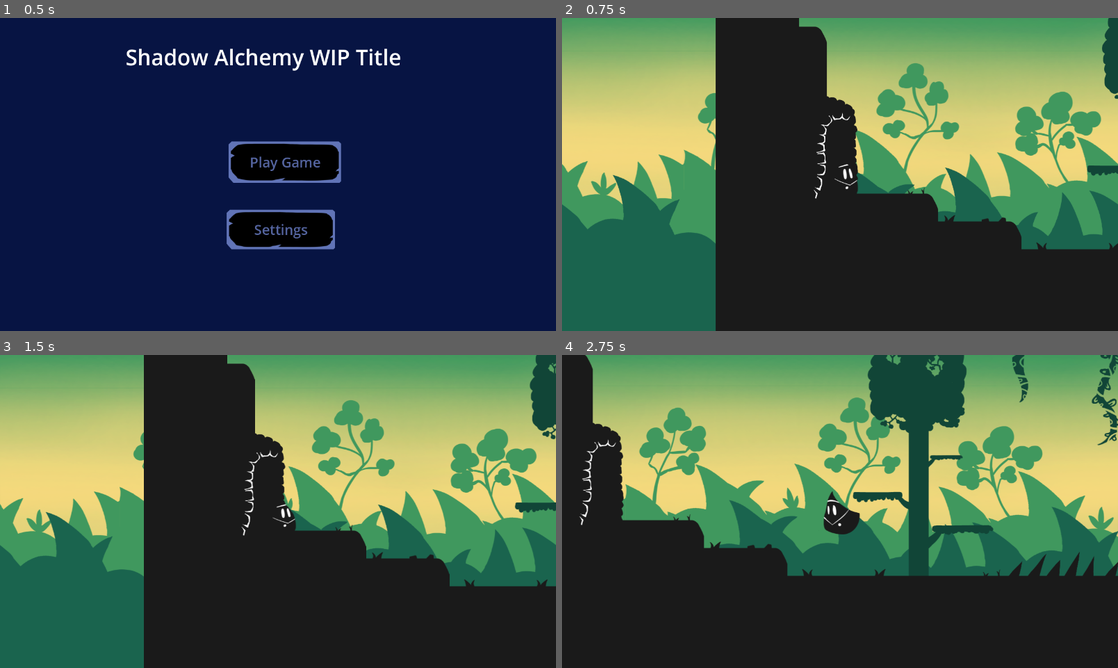
Above: before the commit, frames 1-4 (two rows, left to right).
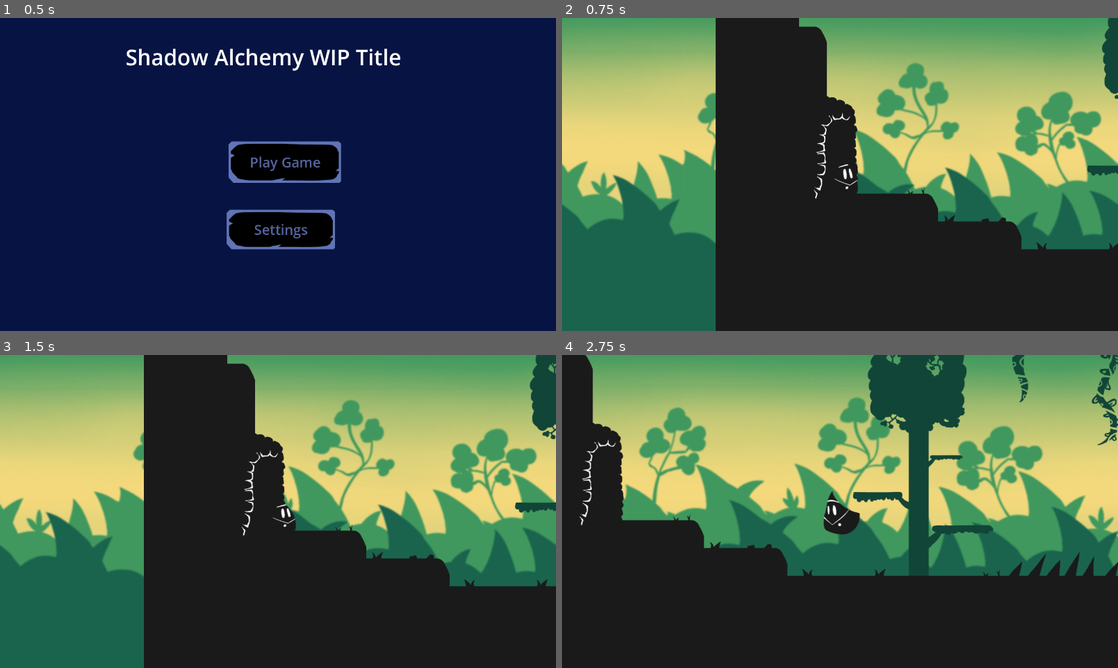
Above: after the commit, the same moments.

Repository: NicholasFlood2000/PirateSoftwareShadowAlchemy
Game: Godot game, scene res://Scenes/MainMenu.tscn
Same seed, same stepped clock (60 frames per second), same inputs: the game is played once before the commit and once after it.
Inputs:
- Up to frame 1 (0.5 s): no input
- Up to frame 2 (0.75 s): click "Play Game" at 0.5 s
- Up to frame 3 (1.5 s): tap Enter at 1.25 s; hold D (MoveRight) from 1.28 s (still down); tap J (Interact) at 1.35 s
- Up to frame 4 (2.75 s): keep holding D (MoveRight); tap Space (Jump) at 1.52, 2.27 s; tap J (Interact) at 2.1 s

Frame 1 is identical in both runs. In frame 2, 1.6% of the frame differs, in the area x 0-100%, y 17-60%; in frame 3, 1.6%; in frame 4, 1.9%, in the area x 11-100%, y 13-58%.

Commit message:
Animations implementation (#11)
* Added the new graphics

* Added death animation

* I hope I don't encounter more merge conflicts

Diff:
--- /dev/null
+++ b/Scenes/Objects/Seaweed/sea_weed.tscn
@@ -0,0 +1,52 @@
+[gd_scene load_steps=5 format=3 uid="uid://cw0diiawdgh5a"]
+
+[ext_resource type="Texture2D" uid="uid://buouq7nxsxogu" path="res://Assets/Graphics/KelpSheet.png" id="1_0sg7v"]
+
+[sub_resource type="Animation" id="Animation_do3e5"]
+resource_name = "loop"
+length = 0.85
+loop_mode = 1
+step = 0.05
+tracks/0/type = "value"
+tracks/0/imported = false
+tracks/0/enabled = true
+tracks/0/path = NodePath(".:frame")
+tracks/0/interp = 1
+tracks/0/loop_wrap = true
+tracks/0/keys = {
+"times": PackedFloat32Array(0, 0.15, 0.3, 0.45, 0.6, 0.75),
+"transitions": PackedFloat32Array(1, 1, 1, 1, 1, 1),
+"update": 1,
+"values": [0, 1, 2, 3, 4, 2]
+}
+
+[sub_resource type="Animation" id="Animation_s73xj"]
+length = 0.001
+tracks/0/type = "value"
+tracks/0/imported = false
+tracks/0/enabled = true
+tracks/0/path = NodePath(".:frame")
+tracks/0/interp = 1
+tracks/0/loop_wrap = true
+tracks/0/keys = {
+"times": PackedFloat32Array(0),
+"transitions": PackedFloat32Array(1),
+"update": 1,
+"values": [0]
+}
+
+[sub_resource type="AnimationLibrary" id="AnimationLibrary_3tmsx"]
+_data = {
+"RESET": SubResource("Animation_s73xj"),
+"loop": SubResource("Animation_do3e5")
+}
+
+[node name="SeaWeed" type="Sprite2D"]
+texture = ExtResource("1_0sg7v")
+hframes = 5
+
+[node name="AnimationPlayer" type="AnimationPlayer" parent="."]
+libraries = {
+"": SubResource("AnimationLibrary_3tmsx")
+}
+autoplay = "loop"
--- a/Scenes/player.tscn
+++ b/Scenes/player.tscn
@@ -1,8 +1,10 @@
-[gd_scene load_steps=59 format=3 uid="uid://5eyjl134dorw"]
+[gd_scene load_steps=67 format=3 uid="uid://5eyjl134dorw"]
 
 [ext_resource type="Script" path="res://Scripts/Player.gd" id="1_wk67q"]
 [ext_resource type="Texture2D" uid="uid://bsd72vhvg47n2" path="res://Assets/Graphics/playerchar.png" id="2_2ht03"]
+[ext_resource type="Texture2D" uid="uid://w2ildufaocrh" path="res://Assets/Graphics/DeathParticleSheet.png" id="2_eo01h"]
 [ext_resource type="Texture2D" uid="uid://dnlljebu8bf6k" path="res://Assets/Graphics/Waterform_body.png" id="3_xq8qj"]
+[ext_resource type="Texture2D" uid="uid://46bbgf1k70km" path="res://Assets/Graphics/TransformationSheet.png" id="3_yr6ch"]
 [ext_resource type="Texture2D" uid="uid://dsnn07imbuk0d" path="res://Assets/Graphics/FinsSheet.png" id="4_8w0o1"]
 [ext_resource type="Texture2D" uid="uid://cj6d5pd13nrxk" path="res://Assets/Graphics/Waterform_fins.png" id="4_a02mj"]
 [ext_resource type="Texture2D" uid="uid://b62qvq4eqtqw0" path="res://Assets/Graphics/Earthform_body.png" id="6_fm8xj"]
@@ -10,6 +12,127 @@
 
 [sub_resource type="RectangleShape2D" id="RectangleShape2D_chcsq"]
 size = Vector2(44, 76)
+
+[sub_resource type="Animation" id="Animation_ond6v"]
+length = 0.001
+tracks/0/type = "value"
+tracks/0/imported = false
+tracks/0/enabled = true
+tracks/0/path = NodePath(".:frame")
+tracks/0/interp = 1
+tracks/0/loop_wrap = true
+tracks/0/keys = {
+"times": PackedFloat32Array(0),
+"transitions": PackedFloat32Array(1),
+"update": 1,
+"values": [0]
+}
+tracks/1/type = "value"
+tracks/1/imported = false
+tracks/1/enabled = true
+tracks/1/path = NodePath(".:visible")
+tracks/1/interp = 1
+tracks/1/loop_wrap = true
+tracks/1/keys = {
+"times": PackedFloat32Array(0),
+"transitions": PackedFloat32Array(1),
+"update": 1,
+"values": [false]
+}
+
+[sub_resource type="Animation" id="Animation_rmsgy"]
+resource_name = "start"
+tracks/0/type = "value"
+tracks/0/imported = false
+tracks/0/enabled = true
+tracks/0/path = NodePath(".:frame")
+tracks/0/interp = 1
+tracks/0/loop_wrap = true
+tracks/0/keys = {
+"times": PackedFloat32Array(0, 0.1, 0.2, 0.3, 0.4),
+"transitions": PackedFloat32Array(1, 1, 1, 1, 1),
+"update": 1,
+"values": [0, 1, 2, 3, 4]
+}
+tracks/1/type = "value"
+tracks/1/imported = false
+tracks/1/enabled = true
+tracks/1/path = NodePath(".:visible")
+tracks/1/interp = 1
+tracks/1/loop_wrap = true
+tracks/1/keys = {
+"times": PackedFloat32Array(0, 0.5),
+"transitions": PackedFloat32Array(1, 1),
+"update": 1,
+"values": [true, false]
+}
+
+[sub_resource type="AnimationLibrary" id="AnimationLibrary_1q1e6"]
+_data = {
+"RESET": SubResource("Animation_ond6v"),
+"start": SubResource("Animation_rmsgy")
+}
+
+[sub_resource type="Animation" id="Animation_pfb0t"]
+resource_name = "start"
+length = 0.5
+tracks/0/type = "value"
+tracks/0/imported = false
+tracks/0/enabled = true
+tracks/0/path = NodePath(".:frame")
+tracks/0/interp = 1
+tracks/0/loop_wrap = true
+tracks/0/keys = {
+"times": PackedFloat32Array(0, 0.1, 0.2, 0.3),
+"transitions": PackedFloat32Array(1, 1, 1, 1),
+"update": 1,
+"values": [0, 1, 2, 3]
+}
+tracks/1/type = "value"
+tracks/1/imported = false
+tracks/1/enabled = true
+tracks/1/path = NodePath(".:visible")
+tracks/1/interp = 1
+tracks/1/loop_wrap = true
+tracks/1/keys = {
+"times": PackedFloat32Array(0, 0.4),
+"transitions": PackedFloat32Array(1, 1),
+"update": 1,
+"values": [true, false]
+}
+
+[sub_resource type="Animation" id="Animation_s2j8x"]
+length = 0.001
+tracks/0/type = "value"
+tracks/0/imported = false
+tracks/0/enabled = true
+tracks/0/path = NodePath(".:frame")
+tracks/0/interp = 1
+tracks/0/loop_wrap = true
+tracks/0/keys = {
+"times": PackedFloat32Array(0),
+"transitions": PackedFloat32Array(1),
+"update": 1,
+"values": [0]
+}
+tracks/1/type = "value"
+tracks/1/imported = false
+tracks/1/enabled = true
+tracks/1/path = NodePath(".:visible")
+tracks/1/interp = 1
+tracks/1/loop_wrap = true
+tracks/1/keys = {
+"times": PackedFloat32Array(0),
+"transitions": PackedFloat32Array(1),
+"update": 1,
+"values": [false]
+}
+
+[sub_resource type="AnimationLibrary" id="AnimationLibrary_afwa1"]
+_data = {
+"RESET": SubResource("Animation_s2j8x"),
+"start": SubResource("Animation_pfb0t")
+}
 
 [sub_resource type="Animation" id="Animation_0pui7"]
 length = 0.001
@@ -1181,6 +1304,28 @@
 position = Vector2(0, 6)
 shape = SubResource("RectangleShape2D_chcsq")
 
+[node name="DeathParticle" type="Sprite2D" parent="."]
+visible = false
+texture = ExtResource("2_eo01h")
+hframes = 5
+
+[node name="AnimationPlayer" type="AnimationPlayer" parent="DeathParticle"]
+libraries = {
+"": SubResource("AnimationLibrary_1q1e6")
+}
+
+[node name="TransformParticle" type="Sprite2D" parent="."]
+visible = false
+z_index = 5
+position = Vector2(-15, 10)
+texture = ExtResource("3_yr6ch")
+hframes = 4
+
+[node name="AnimationPlayer" type="AnimationPlayer" parent="TransformParticle"]
+libraries = {
+"": SubResource("AnimationLibrary_afwa1")
+}
+
 [node name="sprite" type="Node2D" parent="."]
 
 [node name="player_sprite" type="Sprite2D" parent="sprite"]
@@ -1220,9 +1365,6 @@
 }
 
 [node name="AnimationTree" type="AnimationTree" parent="."]
-libraries = {
-"": SubResource("AnimationLibrary_3y805")
-}
 tree_root = SubResource("AnimationNodeStateMachine_o2k5k")
 anim_player = NodePath("../AnimationPlayer")
 
--- a/Scripts/BlurSlider.gd
+++ b/Scripts/BlurSlider.gd
@@ -4,7 +4,7 @@
 # Called when the node enters the scene tree for the first time.
 func _ready():
 	GlobalSettings.BlurChanged.connect(UpdateBlur)
-	pass # Replace with function body.
+	self.material.set("shader_parameter/lod_value", 1)
 
 
 # Called every frame. 'delta' is the elapsed time since the previous frame.
--- a/Scripts/Player.gd
+++ b/Scripts/Player.gd
@@ -45,6 +45,7 @@
 var coyote_timer :float = 0.0
 var jump_buffer_timer :float = 0.0
 
+var is_dead: bool = false
 var in_net: bool = false
 var exited_net: bool = false
 var current_acceleration = acceleration
@@ -52,8 +53,11 @@
 func _ready():
 	get_tree().current_scene.BackgroundChanged.connect(_BackgroundChanged)
 
-
 func _physics_process(delta):
+	if not is_dead:
+		player_update(delta)
+
+func player_update(delta):
 	var input_direction :Vector2 = Vector2.ZERO
 	input_direction.x = Input.get_action_strength("MoveRight") - Input.get_action_strength("MoveLeft")#, "MoveUp", "MoveDown")
 	input_direction.y = Input.get_action_strength("MoveDown") - Input.get_action_strength("MoveUp")
@@ -296,7 +300,11 @@
 	return false
 
 func die() -> void:
-	get_tree().reload_current_scene()
+	$DeathParticle/AnimationPlayer.play("start")
+	$sprite.hide()
+	is_dead = true
+	await $DeathParticle/AnimationPlayer.animation_finished
+	get_tree().call_deferred("reload_current_scene")
 
 # reusable state machine code
 # I'm not lazy, I just hate redoing work.
Binary file added: Assets/Graphics/AirformSheet.png
Not shown, added: Assets/Graphics/AirformSheet.png.import
Binary file added: Assets/Graphics/DeathParticleSheet.png
Not shown, added: Assets/Graphics/DeathParticleSheet.png.import
Binary file added: Assets/Graphics/KelpSheet.png
Not shown, added: Assets/Graphics/KelpSheet.png.import
Binary file added: Assets/Graphics/TransformationParticleSheet.png
Not shown, added: Assets/Graphics/TransformationParticleSheet.png.import
Binary file added: Assets/Graphics/TransformationSheet.png
Not shown, added: Assets/Graphics/TransformationSheet.png.import
